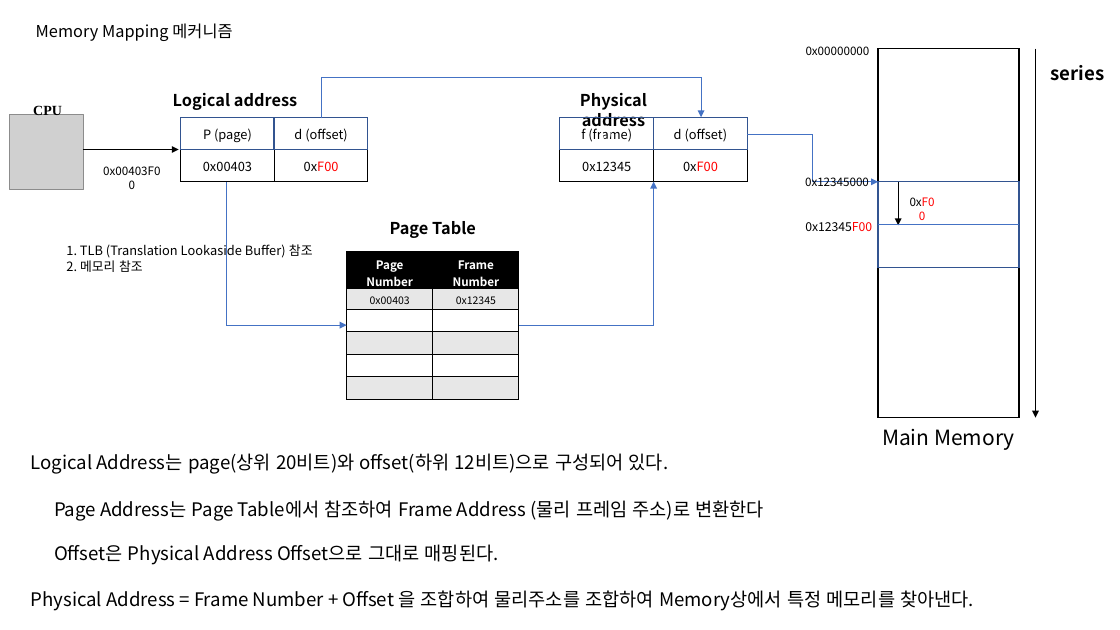
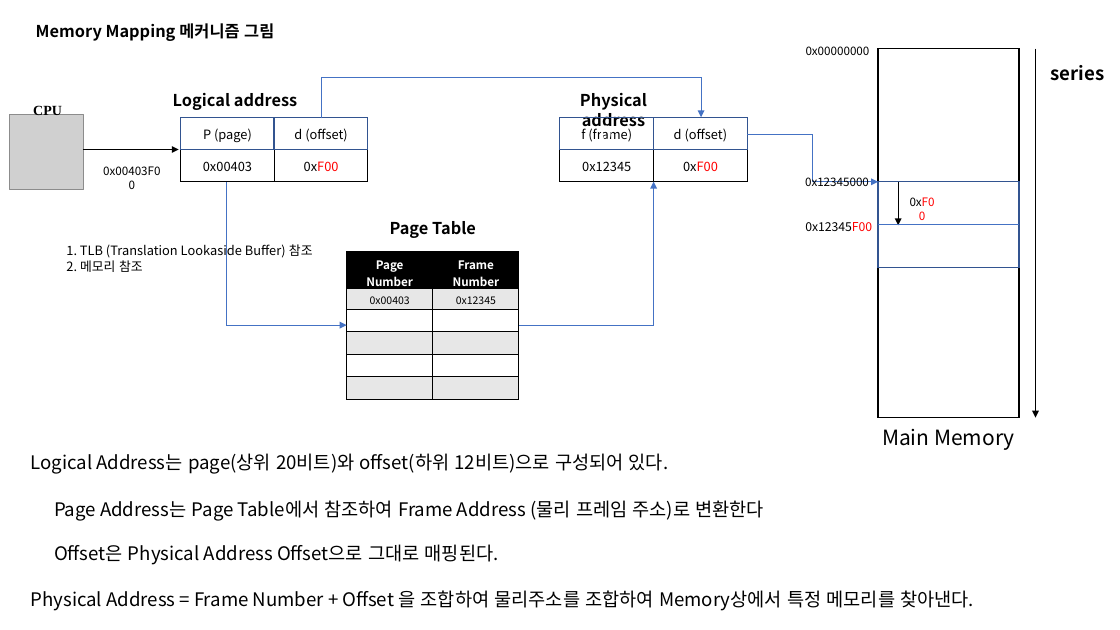
Before and after one commit to taehyuklee/C-CppStudy, a slide deck: slide 9 of CSwithC/CS-explanation.pptx. Drawn at 1120x630 pixels with LibreOffice and Linux fonts; fonts in the diff are those of the drawing; grey boxes stand for pictures. Boxes give left, top, right and bottom in pixels: in the first picture for what was removed or moved away, otherwise in the second. Text is boxed around its words. In the diff, an @@ line names an element or a change of style, - is before the commit and + after.

```diff
--- a/CSwithC/CS-explanation.pptx
+++ b/CSwithC/CS-explanation.pptx
@@ text at (36, 23, 274, 41): text changed; bold on @@
-Memory Mapping 메커니즘
+Memory Mapping 메커니즘 그림
```
